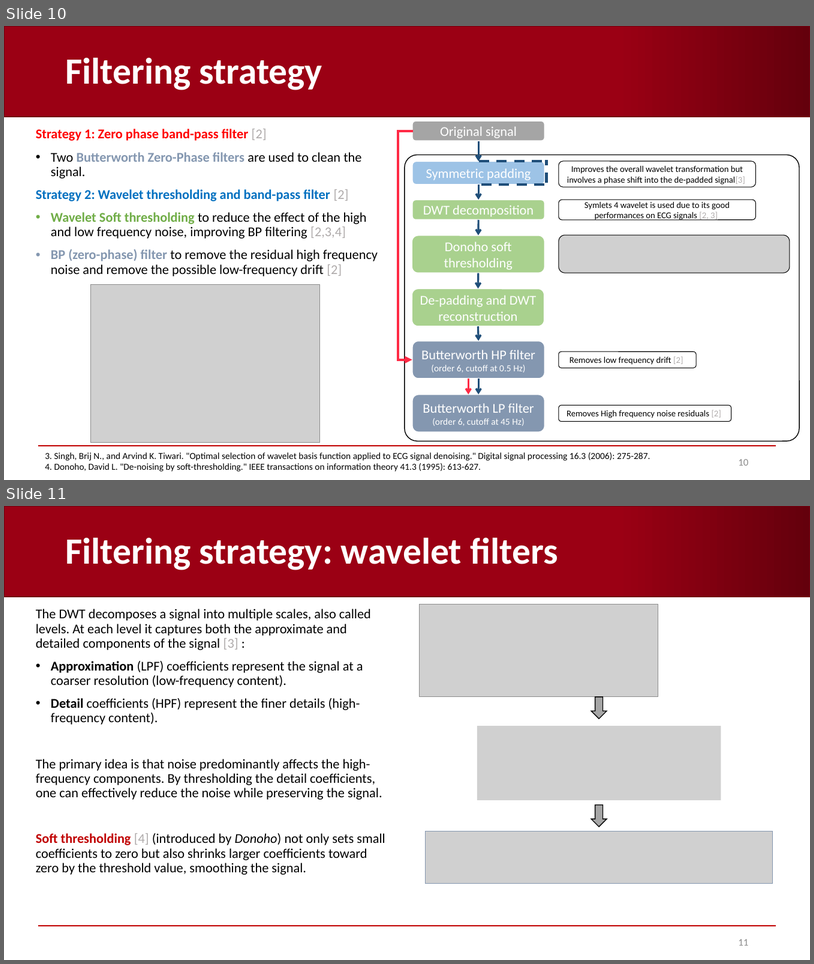
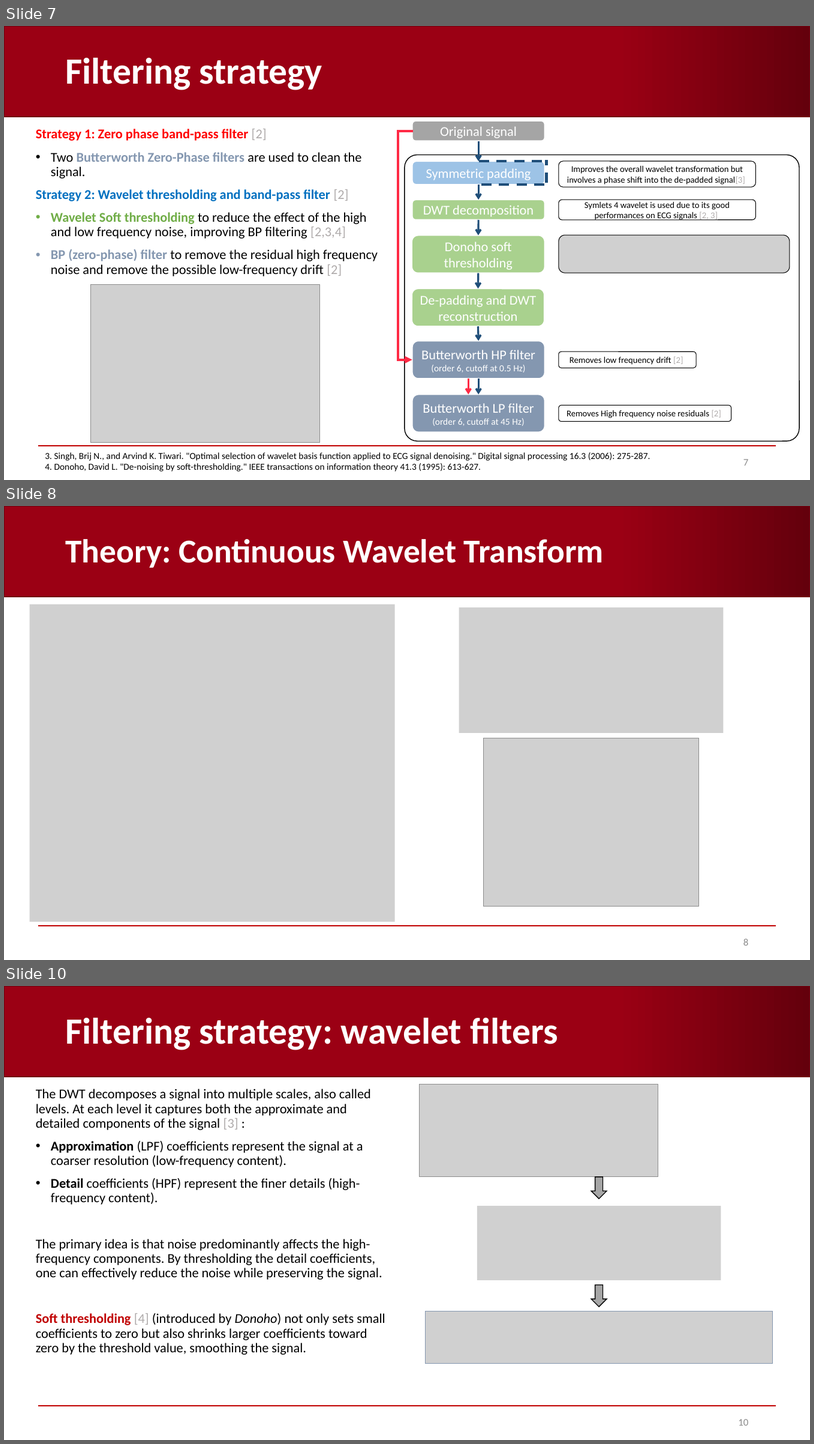
Before and after one commit to AndreaCorrado00/Tesi_magistrale_Corrado_Andrea, a slide deck: Documentation/3. in-depth spectrum analysis.pptx. Shown one above the other, each under a label of ours: slides 10 and 11 before the commit, slides 7, 8 and 10 after it; the slides between them are not shown. The pictures are 814x964 and 814x1444 pixels, drawn with LibreOffice and Linux fonts; fonts in the diff are those of the drawing; grey boxes stand for pictures; background and template pictures are left out. Boxes give left, top, right and bottom in pixels: in the first picture for what was removed or moved away, otherwise in the second. Text is boxed around its words. In the diff, an @@ line names an element or a change of style, - is before the commit and + after.

```diff
--- a/Documentation/3. in-depth spectrum analysis.pptx
+++ b/Documentation/3. in-depth spectrum analysis.pptx
@@ slide 8 added at (4,506,810,960), background #FFFFFF; not listed: 2 template elements that a slide beside it also shows @@
@@ title added at (65,539,604,568), 39.6 pt, text #FFFFFF, bold @@
+Theory: Continuous Wavelet Transform
@@ picture added at (29,604,395,922) @@
@@ picture added at (459,607,724,733) @@
@@ picture added at (484,738,699,906) @@
@@ page number added at (744,938,749,945), 12 pt, text #8C8C8C @@
+8
@@ what was slide 10 is now slide 7 @@
@@ page number at (744,459,749,465): text changed @@
-10
+7
@@ what was slide 11 is now slide 10 @@
@@ page number at (738,1419,749,1425): text changed @@
-11
+10
```
Also in this commit, not shown: 7 slides changed, 4 other slides added, 5 slides removed, 2 other files.
